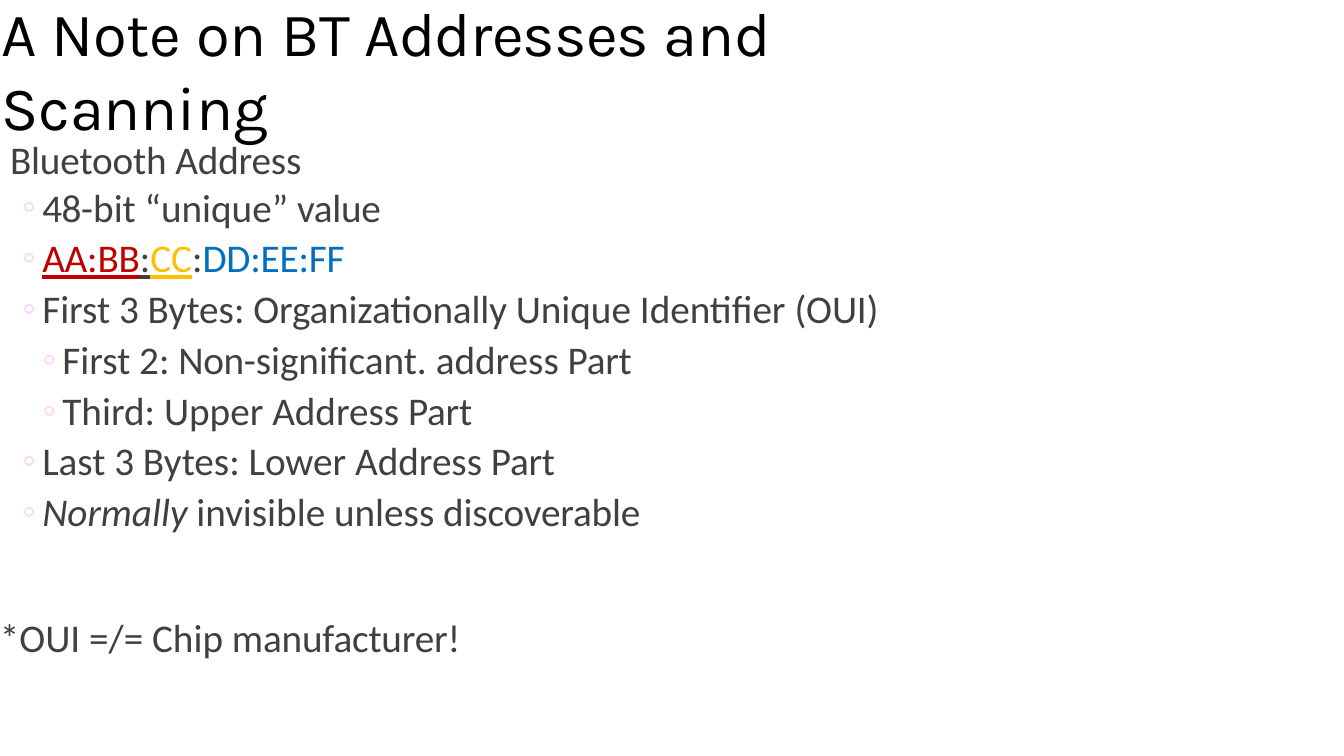
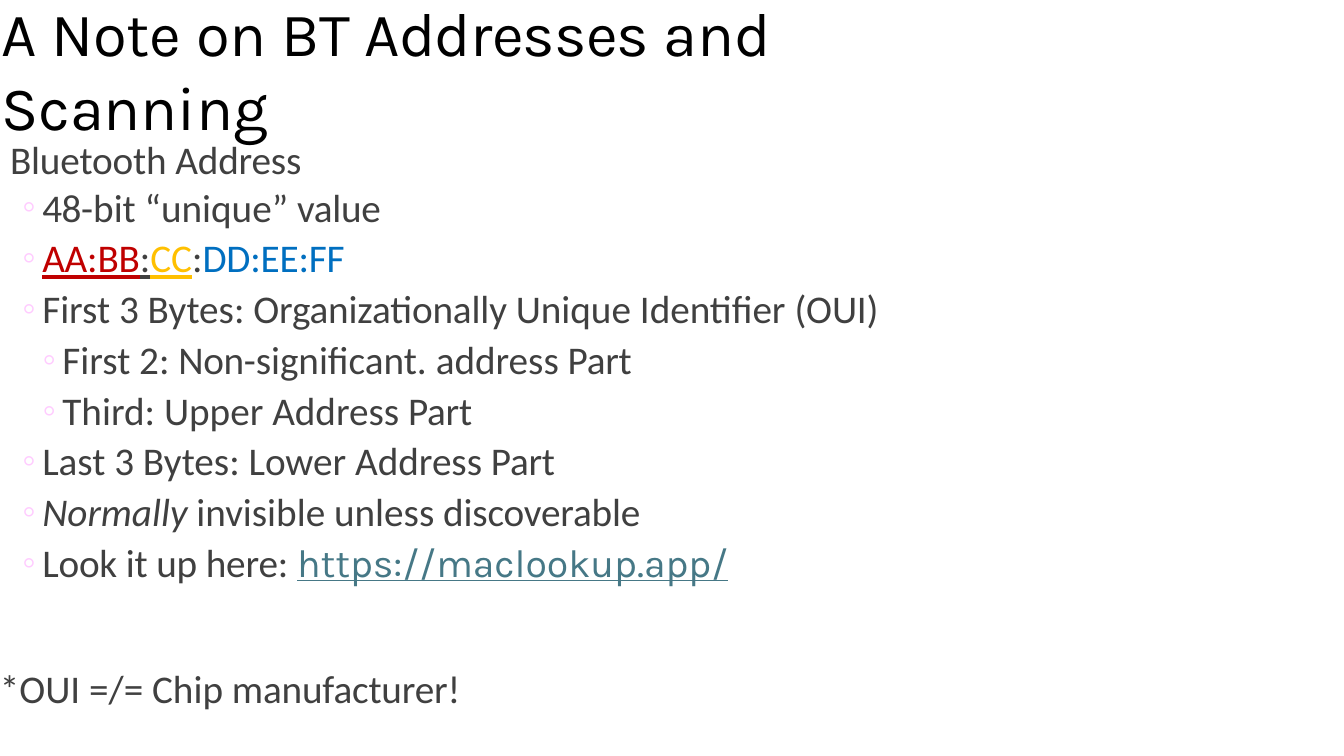
Before and after one commit to nprobert/AutoISAC-ACT-AdvWireless, a slide deck: slide 8 of 2 ACT AW - Bluetooth.pptx. Drawn at 1344x756 pixels with LibreOffice and Linux fonts; fonts in the diff are those of the drawing. Boxes give left, top, right and bottom in pixels: in the first picture for what was removed or moved away, otherwise in the second. Text is boxed around its words. In the diff, an @@ line names an element or a change of style, - is before the commit and + after.

```diff
--- a/2 ACT AW - Bluetooth.pptx
+++ b/2 ACT AW - Bluetooth.pptx
@@ text at (42,548,728,586): paragraph added @@
+◦ Look it up here: https://maclookup.app/
```
Also in this commit, not shown: 3 other slides changed, 2 other files.
